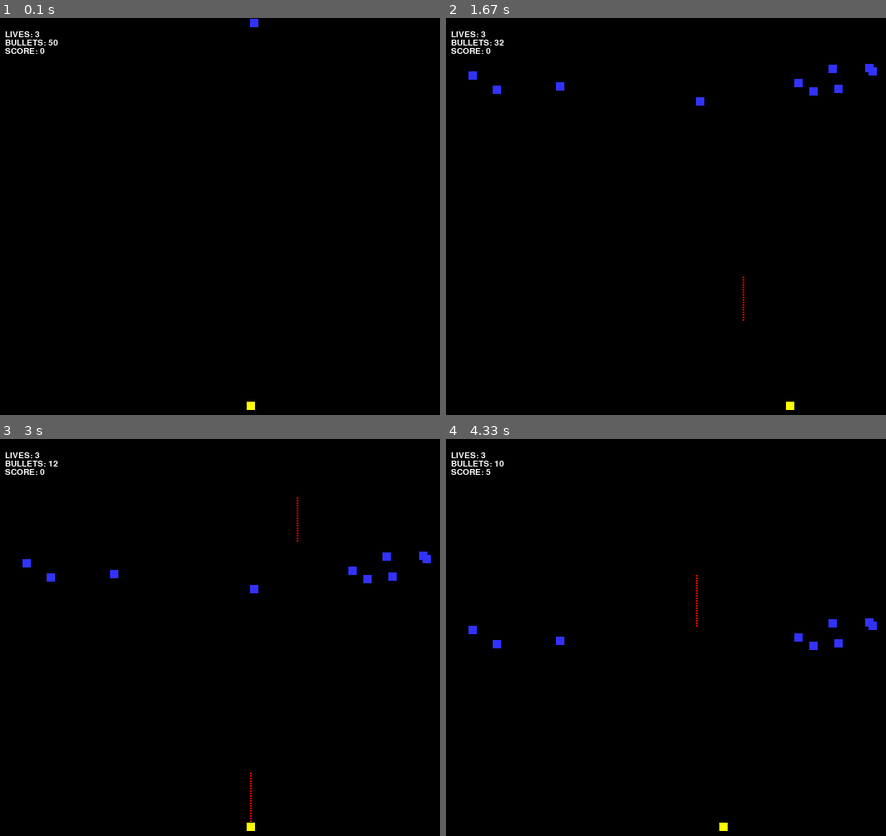
Above: before the commit, frames 1-4 (two rows, left to right).
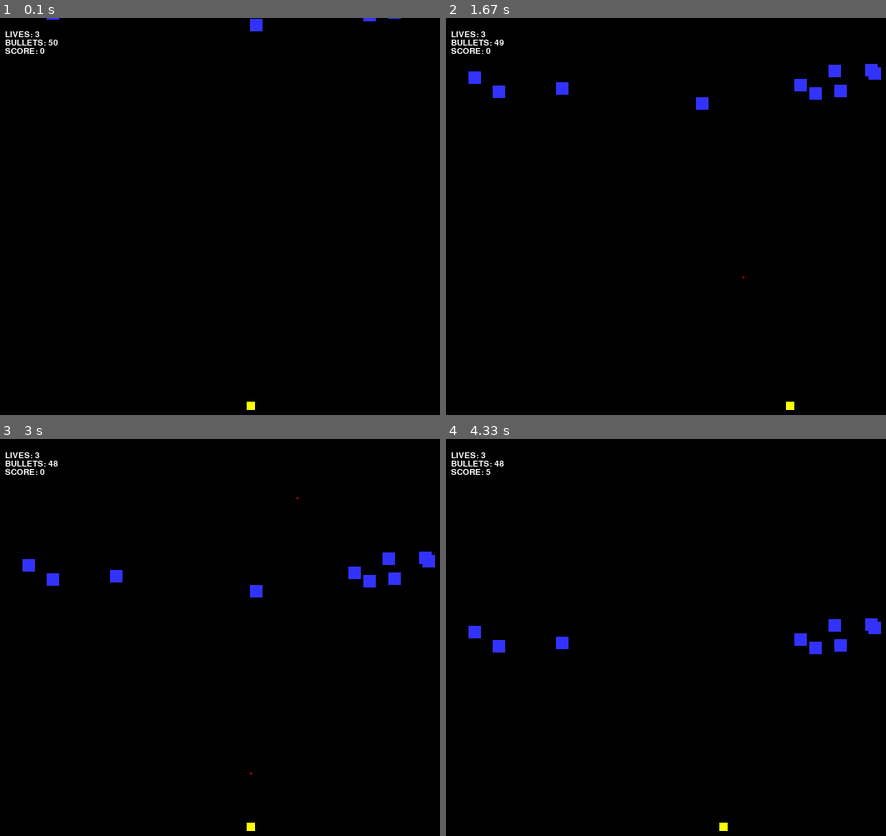
Above: after the commit, the same moments.

Repository: cduck1/dukecw-classwork
Game: pygame game, started from PyGame/Invaders/invaders.py
Two runs of this game, one before a commit and one after it. Both use one fixed random seed, a clock stepped at 60 frames per second and the inputs below.
Inputs:
- Up to frame 1 (0.1 s): no input
- Up to frame 2 (1.67 s): hold Right 0.33-0.8 s; hold Up 0.83-1.13 s; hold Right 1.17-1.63 s
- Up to frame 3 (3 s): hold Left 1.67-2.2 s; hold Left 2.23-2.63 s; hold Up from 2.67 s (still down)
- Up to frame 4 (4.33 s): release Up at 3.03 s; hold Right 3.07-3.7 s; hold Left 3.73-4.2 s; hold Right from 4.23 s (still down)

The runs differ from the first frame. In frame 1, less than 0.1% of the frame differs, in the area x 10-92%, y 0-4%; in frame 2, 0.5%; in frame 3, 0.5%, in the area x 5-99%, y 5-97%; in frame 4, 0.5%.

Commit message:
Update invaders.py

Diff:
--- a/PyGame/Invaders/invaders.py
+++ b/PyGame/Invaders/invaders.py
@@ -121,7 +121,7 @@
     # Create the invaderships
     number_of_ships = 10 # we are creating 10 invaders
     for x in range (number_of_ships):
-        my_invader = invader(BLUE, 10, 10, 1, random.randrange(0, 600), random.randrange(-50, 0)) # invaderships are white with size 10 by 10 px
+        my_invader = invader(BLUE, 15, 15, 1, random.randrange(0, 600), random.randrange(-50, 0)) # invaderships are white with size 10 by 10 px
         invader_group.add(my_invader) # adds the new invadership to the group of invaderships
         all_sprites_group.add(my_invader) # adds it to the group of all Sprites
 
@@ -145,15 +145,15 @@
                 if event.key == pygame.K_ESCAPE: # if the escape key pressed done = True
                     done = True
                 #End If
+        # create the bullet when the up arrow is pressed
+                if bullet_count != 0:
+                    if event.key == pygame.K_UP:
+                        my_bullet = bullet(RED, 2, 2, (my_player.rect.x) + 4, my_player.rect.y)
+                        bullet_group.add(my_bullet)
+                        all_sprites_group.add(my_bullet)
+                        bullet_count = bullet_count - 1
+                        print("Bullet count: " + str(bullet_count))
         keys = pygame.key.get_pressed()
-        # create the bullet when the up arrow is pressed
-        if bullet_count != 0:
-            if keys[pygame.K_UP]:
-                my_bullet = bullet(RED, 2, 2, (my_player.rect.x) + 4, my_player.rect.y)
-                bullet_group.add(my_bullet)
-                all_sprites_group.add(my_bullet)
-                bullet_count = bullet_count - 1
-                print("Bullet count: " + str(bullet_count))
         if keys[pygame.K_LEFT]:
             my_player.moveLeft(2)
         if keys[pygame.K_RIGHT]:
